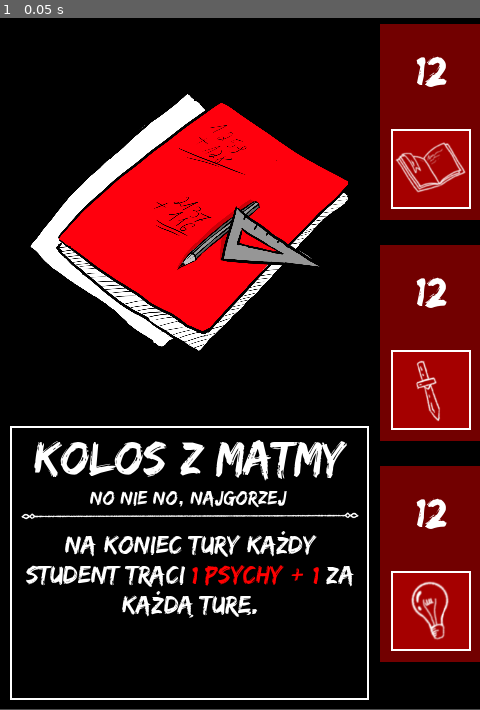
Above: before the commit, frame 1.
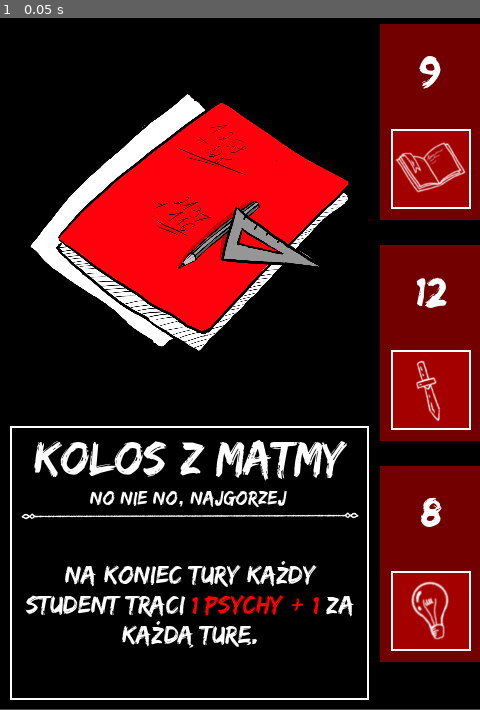
Above: after the commit, the same moment.

Repository: Kris0211/card_gen
Game: Godot game, scene res://cards/assignments/KolosZMatmy.tscn
The game is run twice, just before and just after one commit, with the same random seed, the same clock (stepped at 60 frames per second) and the same inputs. This scene is started directly instead of the project's main scene.
Inputs:
- Up to frame 1 (0.05 s): no input

The runs differ from the first frame. In frame 1, 3.9% of the frame differs, in the area x 5-94%, y 5-92%.
Error in both runs: Invalid assignment of property or key 'texture' with value of type 'CompressedTexture2D' on a base object of type 'null instance'. (res://logic/StatedCard.gd:2…

Commit message:
fix: Assignment stats

Diff:
--- a/cards/assignments/DokumentacjaProjektu.tscn
+++ b/cards/assignments/DokumentacjaProjektu.tscn
@@ -6,25 +6,27 @@
 first_stat_icon = null
 second_stat_icon = null
 third_stat_icon = null
+second_stat_value = "2"
+third_stat_value = "4"
 card_name = "Dokumentacja Projektu"
 card_flavour = "ktoś to w ogóle czyta?"
 card_text = "Na koniec tury każdy student traci [color=#FF0000]2 Psychy[/color]."
 amount = 0
 
-[node name="Name" parent="." index="4"]
+[node name="Name" parent="." index="6"]
 offset_top = 450.0
 offset_bottom = 511.0
 theme_override_font_sizes/normal_font_size = 30
 text = "[center]Dokumentacja Projektu[/center]"
 
-[node name="Flavour" parent="." index="5"]
+[node name="Flavour" parent="." index="7"]
 text = "[center][i]ktoś to w ogóle czyta?[/i][/center]"
 
-[node name="CardText" parent="." index="7"]
+[node name="CardText" parent="." index="9"]
 text = "[center]Na koniec tury każdy student traci [color=#FF0000]2 Psychy[/color].[/center]"
 
-[node name="Value" parent="Stats/Stat1" index="0"]
-text = "[center]12[/center]"
+[node name="Value" parent="Stats/Stat2" index="0"]
+text = "[center]2[/center]"
 
 [node name="Value" parent="Stats/Stat3" index="0"]
 text = "[center]4[/center]"
--- a/cards/assignments/EgzaminUstny.tscn
+++ b/cards/assignments/EgzaminUstny.tscn
@@ -3,18 +3,21 @@
 [ext_resource type="PackedScene" uid="uid://d4mlv7l1yrpco" path="res://logic/StatedCard.tscn" id="1_i7bkt"]
 
 [node name="StatedCard" instance=ExtResource("1_i7bkt")]
+first_stat_value = "9"
+second_stat_value = "6"
+third_stat_value = "11"
 card_name = "Egzamin ustny"
 card_flavour = "Eee... yyy..."
 card_text = "Na koniec tury każdy student traci [color=#FF0000]3 Psychy[/color]."
 center_text = true
 
-[node name="Name" parent="." index="4"]
+[node name="Name" parent="." index="6"]
 text = "[center]Egzamin ustny[/center]"
 
-[node name="Flavour" parent="." index="5"]
+[node name="Flavour" parent="." index="7"]
 text = "[center][i]Eee... yyy...[/i][/center]"
 
-[node name="CardText" parent="." index="7"]
+[node name="CardText" parent="." index="9"]
 text = "
 [center]Na koniec tury każdy student traci [color=#FF0000]3 Psychy[/color].[/center]"
 
--- a/cards/assignments/KolosOpenBook.tscn
+++ b/cards/assignments/KolosOpenBook.tscn
@@ -8,10 +8,10 @@
 third_stat_value = "14"
 card_name = "Kolos \"open book\""
 card_flavour = "Wiedza jest, czasu nie ma."
-card_text = "Gdy wyrzucisz [color=#FF0000]Wiedzę[/color], przerzuć tę kość. Wiedza zawsze wynosi 0."
-center_text = true
+card_text = "Gdy wyrzucisz [color=#FF0000]Wiedzę[/color], przerzuć tę kość. Wiedza zawsze wynosi 0. Na koniec tury każdy student traci
+[color=#FF0000]0 Psychy + 1[/color] za każdą turę."
 
-[node name="Name" parent="." index="4"]
+[node name="Name" parent="." index="6"]
 offset_left = 1.0
 offset_top = 450.0
 offset_right = 381.0
@@ -19,12 +19,12 @@
 theme_override_font_sizes/normal_font_size = 31
 text = "[center]Kolos \"open book\"[/center]"
 
-[node name="Flavour" parent="." index="5"]
+[node name="Flavour" parent="." index="7"]
 text = "[center][i]Wiedza jest, czasu nie ma.[/i][/center]"
 
-[node name="CardText" parent="." index="7"]
-text = "
-[center]Gdy wyrzucisz [color=#FF0000]Wiedzę[/color], przerzuć tę kość. Wiedza zawsze wynosi 0.[/center]"
+[node name="CardText" parent="." index="9"]
+text = "[center]Gdy wyrzucisz [color=#FF0000]Wiedzę[/color], przerzuć tę kość. Wiedza zawsze wynosi 0. Na koniec tury każdy student traci
+[color=#FF0000]0 Psychy + 1[/color] za każdą turę.[/center]"
 
 [node name="Value" parent="Stats/Stat1" index="0"]
 text = "[center]0[/center]"
--- a/cards/assignments/KolosZMatmy.tscn
+++ b/cards/assignments/KolosZMatmy.tscn
@@ -4,10 +4,13 @@
 [ext_resource type="Texture2D" uid="uid://c4nmpchyoux8d" path="res://images/tasks/kolos_z_matmy.png" id="2_uikwr"]
 
 [node name="StatedCard" instance=ExtResource("1_rp6hv")]
+first_stat_value = "9"
+third_stat_value = "8"
 card_icon = ExtResource("2_uikwr")
 card_name = "Kolos z matmy"
 card_flavour = "No nie no, najgorzej"
 card_text = "Na koniec tury każdy student traci [color=#FF0000]1 Psychy + 1[/color] za każdą turę."
+center_text = true
 
 [node name="Image" parent="." index="5"]
 offset_left = 26.0
@@ -23,13 +26,11 @@
 text = "[center][i]No nie no, najgorzej[/i][/center]"
 
 [node name="CardText" parent="." index="9"]
-text = "[center]Na koniec tury każdy student traci [color=#FF0000]1 Psychy + 1[/color] za każdą turę.[/center]"
+text = "
+[center]Na koniec tury każdy student traci [color=#FF0000]1 Psychy + 1[/color] za każdą turę.[/center]"
 
 [node name="Value" parent="Stats/Stat1" index="0"]
-text = "[center]8[/center]"
-
-[node name="Value" parent="Stats/Stat2" index="0"]
-text = "[center]12[/center]"
+text = "[center]9[/center]"
 
 [node name="Value" parent="Stats/Stat3" index="0"]
 text = "[center]8[/center]"
--- a/cards/assignments/OdpowiedźUBetona.tscn
+++ b/cards/assignments/OdpowiedźUBetona.tscn
@@ -3,22 +3,23 @@
 [ext_resource type="PackedScene" uid="uid://d4mlv7l1yrpco" path="res://logic/StatedCard.tscn" id="1_uh0iq"]
 
 [node name="StatedCard" instance=ExtResource("1_uh0iq")]
+first_stat_value = "7"
 second_stat_value = "6"
 third_stat_value = "0"
 card_name = "Odpowiedź u betona"
 card_flavour = "Nawet nie próbuj sobie żartować."
 card_text = "Za każdym razem, gdy student wyrzuci spryt, traci [color=#FF0000]1 Psychy[/color]. Spryt zawsze wynosi 0."
 
-[node name="Name" parent="." index="4"]
+[node name="Name" parent="." index="6"]
 offset_top = 448.0
 offset_bottom = 504.0
 theme_override_font_sizes/normal_font_size = 34
 text = "[center]Odpowiedź u betona[/center]"
 
-[node name="Flavour" parent="." index="5"]
+[node name="Flavour" parent="." index="7"]
 text = "[center][i]Nawet nie próbuj sobie żartować.[/i][/center]"
 
-[node name="CardText" parent="." index="7"]
+[node name="CardText" parent="." index="9"]
 text = "[center]Za każdym razem, gdy student wyrzuci spryt, traci [color=#FF0000]1 Psychy[/color]. Spryt zawsze wynosi 0.[/center]"
 
 [node name="Value" parent="Stats/Stat1" index="0"]
@@ -26,3 +27,6 @@
 
 [node name="Value" parent="Stats/Stat2" index="0"]
 text = "[center]6[/center]"
+
+[node name="Value" parent="Stats/Stat3" index="0"]
+text = "[center]0[/center]"
--- a/cards/assignments/ProjektArtystyczny.tscn
+++ b/cards/assignments/ProjektArtystyczny.tscn
@@ -4,6 +4,8 @@
 [ext_resource type="Texture2D" uid="uid://dofgv5hrbsb3n" path="res://images/tasks/projekt_artystyczny.png" id="2_hnuxi"]
 
 [node name="StatedCard" instance=ExtResource("1_5s026")]
+first_stat_value = "5"
+second_stat_value = "2"
 card_icon = ExtResource("2_hnuxi")
 card_name = "Projekt artystyczny"
 card_flavour = "Zmora umysłów ścisłych"
@@ -33,10 +35,7 @@
 [center]Jeśli student nie wyrzucił sprytu, to traci [color=#FF0000]4 Psychy[/color] na koniec tury.[/center]"
 
 [node name="Value" parent="Stats/Stat1" index="0"]
-text = "[center]3[/center]"
+text = "[center]5[/center]"
 
 [node name="Value" parent="Stats/Stat2" index="0"]
-text = "[center]19[/center]"
-
-[node name="Value" parent="Stats/Stat3" index="0"]
 text = "[center]2[/center]"
--- a/cards/assignments/ProjektWTerenie.tscn
+++ b/cards/assignments/ProjektWTerenie.tscn
@@ -3,12 +3,15 @@
 [ext_resource type="PackedScene" uid="uid://d4mlv7l1yrpco" path="res://logic/StatedCard.tscn" id="1_t6k4e"]
 
 [node name="StatedCard" instance=ExtResource("1_t6k4e")]
+first_stat_value = "3"
+second_stat_value = "10"
+third_stat_value = "5"
 card_name = "Projekt w terenie"
 card_flavour = "Super, ale czemu tak daleko?"
 card_text = "Na koniec tury każdy student traci [color=#FF0000]2 Psychy[/color]."
 center_text = true
 
-[node name="Name" parent="." index="4"]
+[node name="Name" parent="." index="6"]
 offset_left = -4.0
 offset_top = 442.0
 offset_right = 376.0
@@ -16,10 +19,10 @@
 theme_override_font_sizes/normal_font_size = 40
 text = "[center]Projekt w terenie[/center]"
 
-[node name="Flavour" parent="." index="5"]
+[node name="Flavour" parent="." index="7"]
 text = "[center][i]Super, ale czemu tak daleko?[/i][/center]"
 
-[node name="CardText" parent="." index="7"]
+[node name="CardText" parent="." index="9"]
 text = "
 [center]Na koniec tury każdy student traci [color=#FF0000]2 Psychy[/color].[/center]"
 
--- a/cards/assignments/Sprawko.tscn
+++ /dev/null
@@ -1,28 +0,0 @@
-[gd_scene load_steps=2 format=3 uid="uid://cp8qu28hdmmrr"]
-
-[ext_resource type="PackedScene" uid="uid://d4mlv7l1yrpco" path="res://logic/StatedCard.tscn" id="1_bscjf"]
-
-[node name="StatedCard" instance=ExtResource("1_bscjf")]
-card_name = "Nudne sprawko"
-card_flavour = "Normalnie zaraz usnę...."
-card_text = "Na koniec tury każdy student traci [color=#FF0000]2 Psychy[/color]."
-
-[node name="Name" parent="." index="4"]
-text = "[center]Nudne sprawko[/center]"
-
-[node name="Flavour" parent="." index="5"]
-text = "[center][i]Normalnie zaraz usnę....[/i][/center]"
-
-[node name="CardText" parent="." index="7"]
-text = "[center]Na koniec tury każdy student traci [color=#FF0000]2 Psychy[/color].[/center]"
-
-[node name="Value" parent="Stats/Stat1" index="0"]
-custom_minimum_size = Vector2(0, 60)
-text = "[center]10[/center]"
-
-[node name="Value" parent="Stats/Stat2" index="0"]
-custom_minimum_size = Vector2(0, 60)
-
-[node name="Value" parent="Stats/Stat3" index="0"]
-custom_minimum_size = Vector2(0, 60)
-text = "[center]5[/center]"
--- a/cards/assignments/UpierdliweSprawko.tscn
+++ b/cards/assignments/UpierdliweSprawko.tscn
@@ -3,12 +3,15 @@
 [ext_resource type="PackedScene" uid="uid://d4mlv7l1yrpco" path="res://logic/StatedCard.tscn" id="1_yc0ne"]
 
 [node name="StatedCard" instance=ExtResource("1_yc0ne")]
+first_stat_value = "2"
+second_stat_value = "5"
+third_stat_value = "8"
 card_name = "Upierdliwe sprawko"
 card_flavour = "Chyba zaraz mnie coś strzeli!"
 card_text = "Na koniec tury każdy student traci [color=#FF0000]3 Psychy[/color]."
 center_text = true
 
-[node name="Name" parent="." index="4"]
+[node name="Name" parent="." index="6"]
 offset_left = 3.0
 offset_top = 446.0
 offset_right = 383.0
@@ -16,10 +19,10 @@
 theme_override_font_sizes/normal_font_size = 36
 text = "[center]Upierdliwe sprawko[/center]"
 
-[node name="Flavour" parent="." index="5"]
+[node name="Flavour" parent="." index="7"]
 text = "[center][i]Chyba zaraz mnie coś strzeli![/i][/center]"
 
-[node name="CardText" parent="." index="7"]
+[node name="CardText" parent="." index="9"]
 text = "
 [center]Na koniec tury każdy student traci [color=#FF0000]3 Psychy[/color].[/center]"
 
--- a/cards/assignments/WyznaczanieWyznacznika.tscn
+++ b/cards/assignments/WyznaczanieWyznacznika.tscn
@@ -27,10 +27,10 @@
 [center]Na koniec tury każdy student traci [color=#FF0000]3 Psychy[/color].[/center]"
 
 [node name="Value" parent="Stats/Stat1" index="0"]
-text = "[center]10[/center]"
+text = "[center]5[/center]"
 
 [node name="Value" parent="Stats/Stat2" index="0"]
-text = "[center]8[/center]"
+text = "[center]2[/center]"
 
 [node name="Value" parent="Stats/Stat3" index="0"]
-text = "[center]6[/center]"
+text = "[center]8[/center]"
